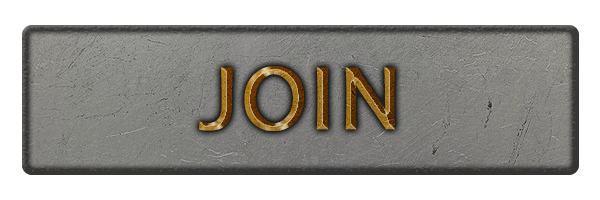
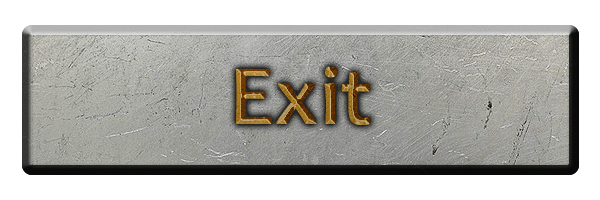
Layer changes from the first 600 × 200 image to the second:
added layer "Exit" (1st of 2) above "Exit" over bbox(236, 66, 371, 125)
renamed "JOIN" to "Exit", hid it, painted on it over bbox(199, 66, 395, 131)
hid "Rectangle arrondi 1 copie" over bbox(22, 25, 579, 175)
added layer "Rectangle arrondi 1 copie 2" above "Rectangle arrondi 1" over bbox(22, 25, 579, 175)
